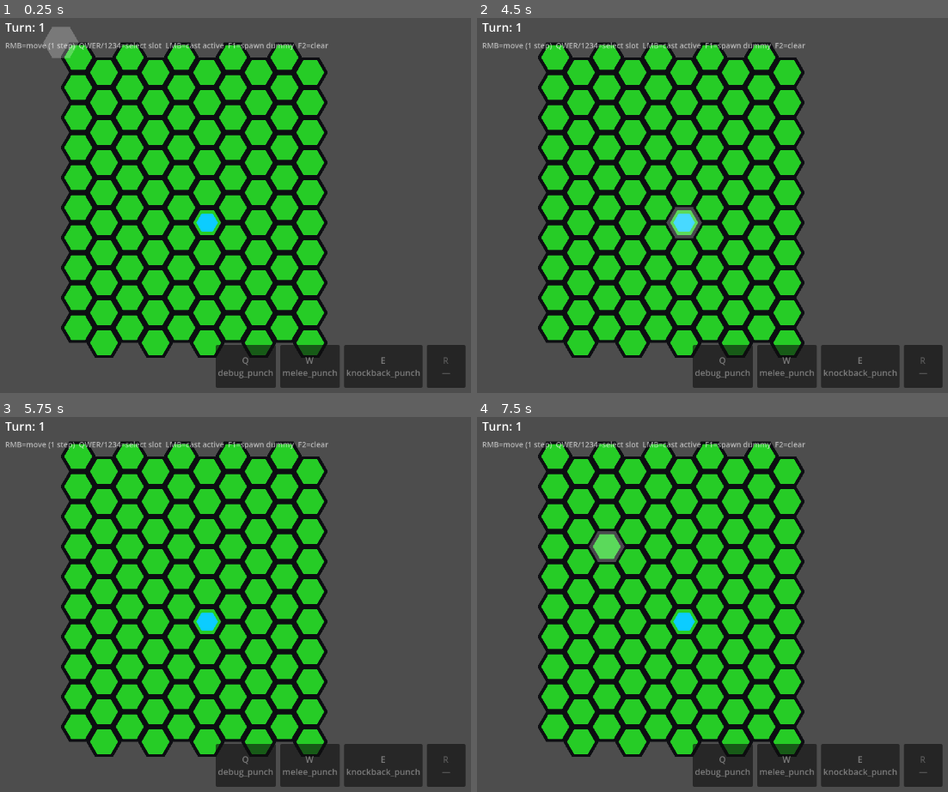
Above: before the commit, frames 1-4 (two rows, left to right).
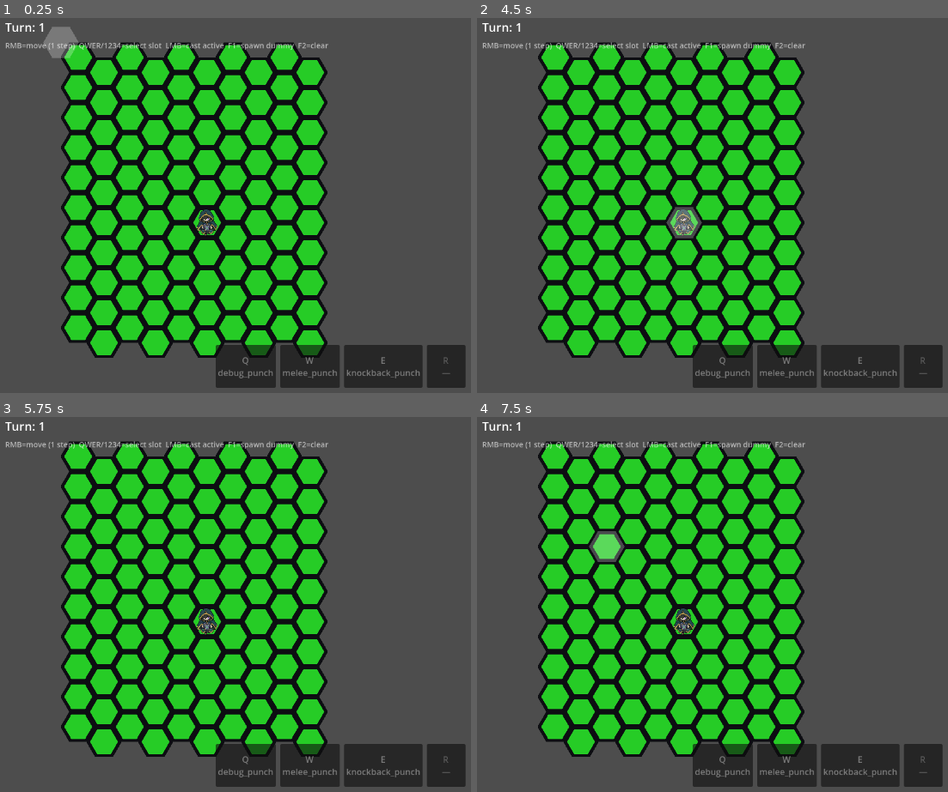
Above: after the commit, the same moments.

Repository: TortikP/GameJamProject
Game: Godot game, scene res://scenes/dev/godmode.tscn
The game is run twice, just before and just after one commit, with the same random seed, the same clock (stepped at 60 frames per second) and the same inputs. This scene is started directly instead of the project's main scene.
Inputs (mouse positions are in pixels of both pictures, inside the frame that each line leads up to):
- Up to frame 1 (0.25 s): no input
- Up to frame 2 (4.5 s): click "Q debug_punch" at 0.5 s; click "W melee_punch" at 1.25 s; click "R —" at 2 s; click "E knockback_punch" at 2.75 s; tap Enter at 3.5 s; move the mouse to (outside the picture) at 3.52 s; hold D (hex_move_bottom_right) 3.53-4.28 s; tap S (hex_move_bottom) at 3.6 s; click (outside the picture) at 3.67 s; tap Space at 3.77, 4.25 s; move the mouse to (679, 224) at 4.27 s; hold A (hex_move_bottom_left) from 4.28 s (still down); tap W (hex_move_top) at 4.35 s
- Up to frame 3 (5.75 s): tap Space at 4.52 s; tap Enter at 5, 5.1 s; move the mouse to (409, 518) at 5.02 s; release A (hex_move_bottom_left) at 5.03 s; hold D (hex_move_bottom_right) from 5.03 s (still down)
- Up to frame 4 (7.5 s): tap Space at 5.75, 6.02, 6.77, 7.25 s; move the mouse to (783, 679) at 5.77 s; tap S (hex_move_bottom) at 5.85 s; click (783, 679) at 5.92 s; tap Enter at 6.5, 7.35 s; move the mouse to (outside the picture) at 6.52 s; release D (hex_move_bottom_right) at 6.53 s; hold A (hex_move_bottom_left) from 6.53 s (still down); tap W (hex_move_top) at 6.6 s; move the mouse to (608, 544) at 7.27 s

The runs differ from the first frame. In frame 1, 0.2% of the frame differs, in the area x 41-47%, y 51-58%; in frame 2, 0.2%; in frame 3, 0.2%; in frame 4, 0.2%.

Commit message:
feat(godmode): replace placeholder polygons with sprites
- assets/sprites/player.png — hooded apprentice with rune tablet
- assets/sprites/manekin.png — porcelain husk crawler with violet leak
- Both processed: alpha-cut white background, auto-cropped to bbox.

player.tscn / manekin.tscn: Sprite2D child instead of Polygon2D.
Scales tuned to roughly fit hex (player 0.05 → ~39×52, manekin 0.045 → ~30×36).
HealthBar Y_OFFSET → -24 to clear the new sprite top edge.

NOT changed: tile sprites. Artist's hex tiles are pointy-top orientation
but our HexGrid uses flat-top — direct drop-in would gap between
neighbors. Three options for tiles (pick one and I do separately):
  (a) rotate art 30° to flat-top via PIL (tilts grass tufts)
  (b) re-orient HexGrid to pointy-top (ripple through HexCursor, paths)
  (c) ask artist to redo hexes in flat-top

Diff:
--- a/scenes/dev/manekin.tscn
+++ b/scenes/dev/manekin.tscn
@@ -1,16 +1,17 @@
-[gd_scene load_steps=3 format=3 uid="uid://manekin_001"]
+[gd_scene load_steps=4 format=3 uid="uid://manekin_001"]
 
 [ext_resource type="Script" path="res://scripts/presentation/godmode/manekin_view.gd" id="1_manekin"]
 [ext_resource type="Script" path="res://scripts/presentation/health_bar.gd" id="2_hpbar"]
+[ext_resource type="Texture2D" path="res://assets/sprites/manekin.png" id="3_sprite"]
 
 [node name="Manekin" type="Node2D"]
 script = ExtResource("1_manekin")
 max_hp = 20
 team = &"enemy"
 
-[node name="Body" type="Polygon2D" parent="."]
-polygon = PackedVector2Array(16, 0, 8, 13.856, -8, 13.856, -16, 0, -8, -13.856, 8, -13.856)
-color = Color(0.85, 0.18, 0.18, 1)
+[node name="Body" type="Sprite2D" parent="."]
+texture = ExtResource("3_sprite")
+scale = Vector2(0.045, 0.045)
 z_index = 4
 
 [node name="HealthBar" type="Node2D" parent="."]
--- a/scenes/dev/player.tscn
+++ b/scenes/dev/player.tscn
@@ -1,6 +1,7 @@
-[gd_scene load_steps=2 format=3 uid="uid://godmode_player_001"]
+[gd_scene load_steps=3 format=3 uid="uid://godmode_player_001"]
 
 [ext_resource type="Script" path="res://scripts/core/actors/actor.gd" id="1_actor"]
+[ext_resource type="Texture2D" path="res://assets/sprites/player.png" id="2_sprite"]
 
 [node name="Player" type="Node2D"]
 script = ExtResource("1_actor")
@@ -8,7 +9,7 @@
 max_hp = 100
 team = &"player"
 
-[node name="Body" type="Polygon2D" parent="."]
-polygon = PackedVector2Array(20, 0, 10, 17.32, -10, 17.32, -20, 0, -10, -17.32, 10, -17.32)
-color = Color(0.05, 0.80, 1.00, 1)
+[node name="Body" type="Sprite2D" parent="."]
+texture = ExtResource("2_sprite")
+scale = Vector2(0.05, 0.05)
 z_index = 5
--- a/scripts/presentation/health_bar.gd
+++ b/scripts/presentation/health_bar.gd
@@ -7,7 +7,7 @@
 
 const WIDTH: float = 30.0
 const HEIGHT: float = 4.0
-const Y_OFFSET: float = -26.0
+const Y_OFFSET: float = -24.0
 const COLOR_BG: Color = Color(0.10, 0.10, 0.10, 0.85)
 const COLOR_HP: Color = Color(0.30, 0.85, 0.30, 1.0)
 const COLOR_FRAME: Color = Color(0, 0, 0, 0.6)
Binary file added: assets/sprites/manekin.png
Binary file added: assets/sprites/player.png
